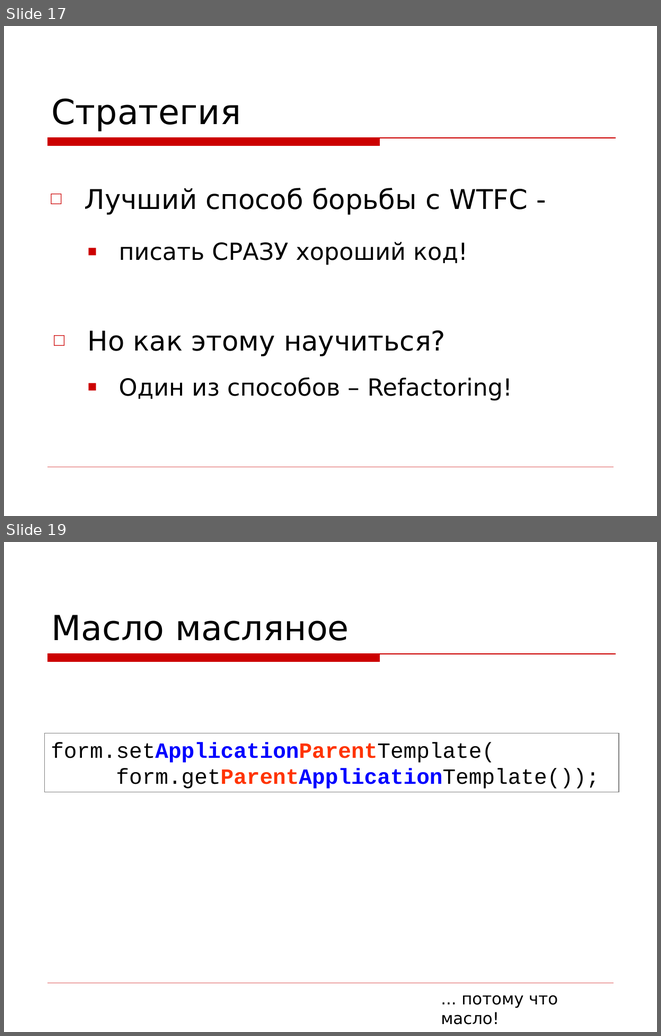
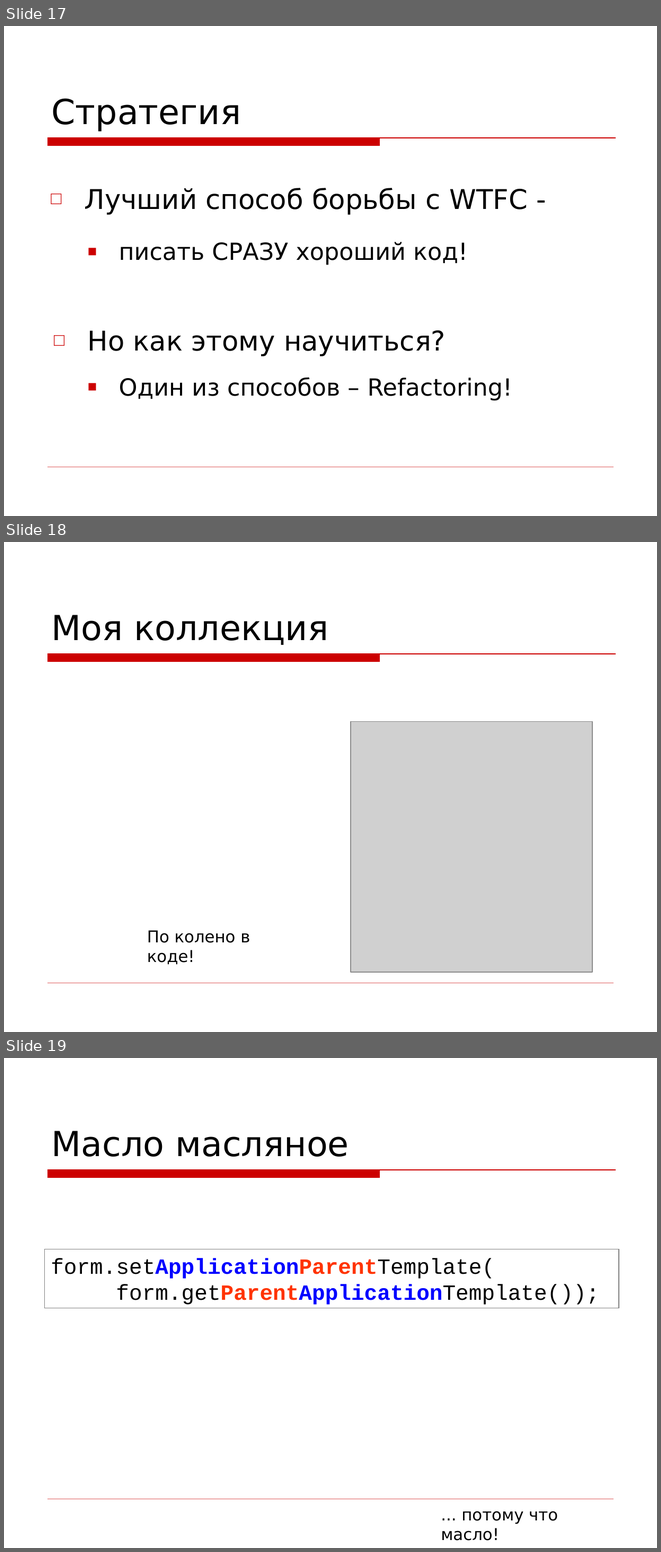
Before and after one commit to asolntsev/presentations, a slide deck: wtf-code/WTF_code.devclub.ru.ppt. Shown one above the other, each under a label of ours: slides 17 and 19 before the commit, slides 17, 18 and 19 after it; the slides between them are not shown. The pictures are 661x1036 and 661x1552 pixels, drawn with LibreOffice and Linux fonts; fonts in the diff are those of the drawing; grey boxes stand for pictures; background and template pictures are left out. Boxes give left, top, right and bottom in pixels: in the first picture for what was removed or moved away, otherwise in the second. Text is boxed around its words. In the diff, an @@ line names an element or a change of style, - is before the commit and + after.

Commit message:
Last changes: added 2 pictures.

```diff
--- a/wtf-code/WTF_code.devclub.ru.ppt
+++ b/wtf-code/WTF_code.devclub.ru.ppt
@@ slide 18 added at [4, 542, 657, 1032], background picture (left out); not listed: 2 template elements that a slide beside it also shows @@
@@ title added at [51, 615, 328, 645], 38 pt, text #000000 @@
+Моя коллекция
@@ picture added at [351, 722, 592, 972] @@
@@ text added at [147, 930, 250, 964], 18 pt, text #000000 @@
+По колено в коде!
```
Also in this commit, not shown: 2 slides changed, 1 other slide added, 1 slide removed.
